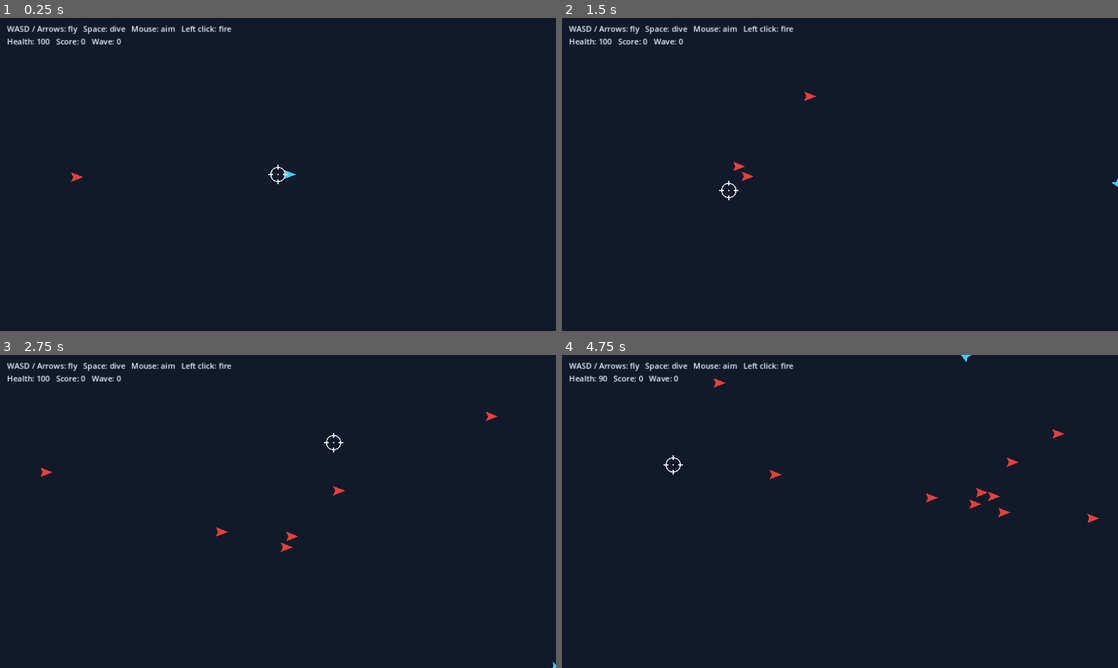
Above: before the commit, frames 1-4 (two rows, left to right).
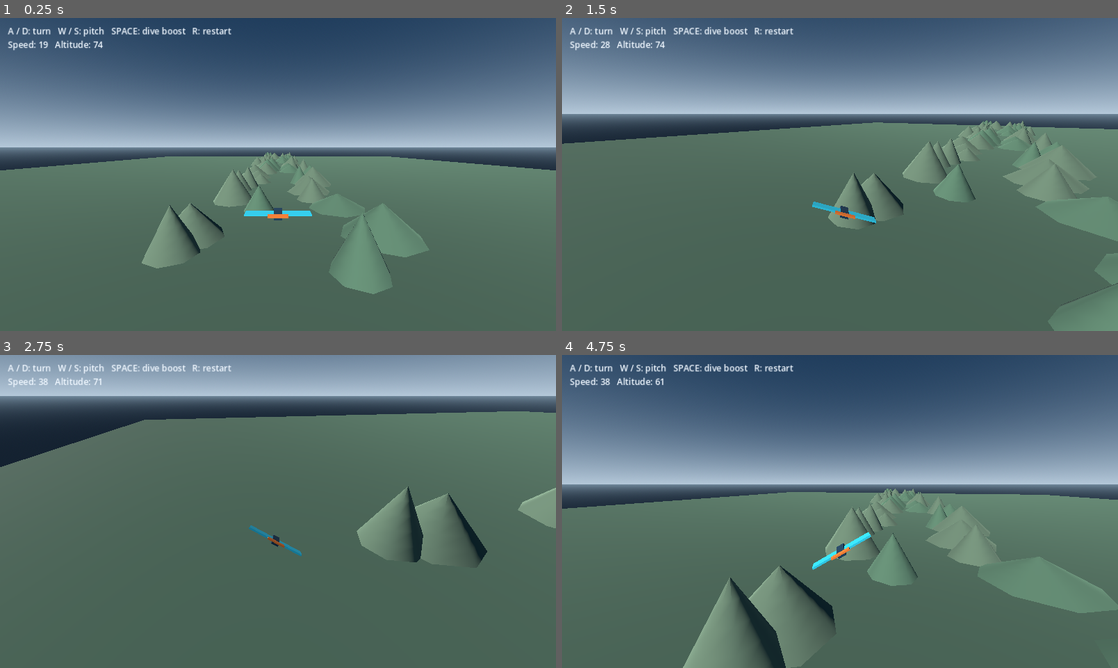
Above: after the commit, the same moments.

Repository: IsiahJohnson/superflight-skyrogue
Game: Godot game, scene res://scenes/flight_demo.tscn
Same seed, same stepped clock (60 frames per second), same inputs: the game is played once before the commit and once after it. Before the commit the project starts from res://scenes/main.tscn.
Inputs (mouse positions are in pixels of both pictures, inside the frame that each line leads up to):
- Up to frame 1 (0.25 s): no input
- Up to frame 2 (1.5 s): tap Enter at 0.5 s; move the mouse to (962, 158) at 0.52 s; hold D (move_right) 0.53-1.28 s; hold Space (dive) 0.53-1.28 s; tap R at 0.8, 1.35 s; move the mouse to (728, 190) at 1.27 s; hold S (move_down) from 1.28 s (still down)
- Up to frame 3 (2.75 s): tap Space (dive) at 1.55 s; move the mouse to (333, 442) at 2.02 s; release S (move_down) at 2.03 s; hold D (move_right) from 2.03 s (still down); hold Space (dive) from 2.03 s (still down); tap R at 2.3 s
- Up to frame 4 (4.75 s): move the mouse to (812, 574) at 2.77 s; release D (move_right) at 2.78 s; release Space (dive) at 2.78 s; hold W (move_up) 2.78-3.53 s; click (812, 574) at 2.85 s; tap Space (dive) at 3.05, 4.55 s; move the mouse to (1006, 558) at 3.52 s; hold A (move_left) from 3.53 s (still down); tap R at 3.6 s; move the mouse to (673, 464) at 4.27 s; tap Enter at 4.35 s

The runs differ from the first frame. In frame 1, 100% of the frame differs, in the area x 0-100%, y 0-100%; in frame 2, 99%; in frame 3, 96%; in frame 4, 99%.

Commit message:
Add playable 3D glider flight demo
Co-authored-by: IsiahJohnson <92471437+IsiahJohnson@users.noreply.github.com>

Diff:
--- a/project.godot
+++ b/project.godot
@@ -12,7 +12,7 @@
 
 config/name="Superflight Sky Rogue"
 config/version="0.1.0"
-run/main_scene="res://scenes/main.tscn"
+run/main_scene="res://scenes/flight_demo.tscn"
 config/features=PackedStringArray("4.2")
 
 [autoload]
--- /dev/null
+++ b/scenes/flight_demo.gd
@@ -0,0 +1,114 @@
+extends Node3D
+
+const START_POSITION = Vector3(0.0, 75.0, 30.0)
+const TERRAIN_START_Z = -180.0
+const TERRAIN_END_Z = -2600.0
+const MOUNTAIN_SPACING = 85.0
+
+@onready var player: CharacterBody3D = $Player
+@onready var status_label: Label = $HUD/Status
+
+var run_over: bool = false
+
+func _ready():
+	player.crashed.connect(_on_player_crashed)
+	_create_environment()
+	_create_terrain()
+
+func _process(_delta: float):
+	if run_over:
+		return
+	status_label.text = "A / D: turn   W / S: pitch   SPACE: dive boost   R: restart\nSpeed: %d   Altitude: %d" % [
+		int(player.current_speed), int(player.global_position.y)
+	]
+
+func _unhandled_key_input(event: InputEvent):
+	if run_over and event is InputEventKey and event.pressed and event.keycode == KEY_R:
+		_restart_flight()
+
+func _create_environment():
+	var world_environment = WorldEnvironment.new()
+	var environment = Environment.new()
+	environment.background_mode = Environment.BG_SKY
+	var sky = Sky.new()
+	var sky_material = ProceduralSkyMaterial.new()
+	sky_material.sky_top_color = Color("#183454")
+	sky_material.sky_horizon_color = Color("#b4c8d9")
+	sky_material.ground_bottom_color = Color("#172331")
+	sky_material.ground_horizon_color = Color("#71899c")
+	sky.sky_material = sky_material
+	environment.sky = sky
+	environment.ambient_light_source = Environment.AMBIENT_SOURCE_SKY
+	environment.ambient_light_energy = 0.65
+	world_environment.environment = environment
+	add_child(world_environment)
+
+	var sunlight = DirectionalLight3D.new()
+	sunlight.rotation_degrees = Vector3(-35.0, -25.0, 0.0)
+	sunlight.light_energy = 1.4
+	add_child(sunlight)
+
+func _create_terrain():
+	var ground = StaticBody3D.new()
+	ground.position = Vector3(0.0, -50.0, -1200.0)
+	var ground_shape = CollisionShape3D.new()
+	var ground_box = BoxShape3D.new()
+	ground_box.size = Vector3(3000.0, 10.0, 3200.0)
+	ground_shape.shape = ground_box
+	ground.add_child(ground_shape)
+	var ground_mesh = MeshInstance3D.new()
+	var ground_box_mesh = BoxMesh.new()
+	ground_box_mesh.size = ground_box.size
+	ground_mesh.mesh = ground_box_mesh
+	ground_mesh.material_override = _make_material(Color("#476451"))
+	ground.add_child(ground_mesh)
+	add_child(ground)
+
+	for index in range(int((TERRAIN_START_Z - TERRAIN_END_Z) / MOUNTAIN_SPACING)):
+		var z = TERRAIN_START_Z - index * MOUNTAIN_SPACING
+		for side in [-1.0, 1.0]:
+			var x = side * randf_range(35.0, 145.0)
+			var height = randf_range(28.0, 75.0)
+			var radius = randf_range(25.0, 65.0)
+			_create_mountain(Vector3(x, -45.0 + height * 0.5, z + randf_range(-35.0, 35.0)), radius, height)
+
+func _create_mountain(center: Vector3, radius: float, height: float):
+	var mountain = StaticBody3D.new()
+	mountain.position = center
+
+	var collision = CollisionShape3D.new()
+	var cone_shape = ConvexPolygonShape3D.new()
+	var points = PackedVector3Array()
+	for index in range(8):
+		var angle = TAU * index / 8.0
+		points.append(Vector3(cos(angle) * radius, -height * 0.5, sin(angle) * radius))
+	points.append(Vector3(0.0, height * 0.5, 0.0))
+	cone_shape.points = points
+	collision.shape = cone_shape
+	mountain.add_child(collision)
+
+	var mesh_instance = MeshInstance3D.new()
+	var cone_mesh = CylinderMesh.new()
+	cone_mesh.top_radius = 0.0
+	cone_mesh.bottom_radius = radius
+	cone_mesh.height = height
+	cone_mesh.radial_segments = 8
+	mesh_instance.mesh = cone_mesh
+	mesh_instance.material_override = _make_material(Color("#557960") if randf() > 0.5 else Color("#637c65"))
+	mountain.add_child(mesh_instance)
+	add_child(mountain)
+
+func _make_material(color: Color) -> StandardMaterial3D:
+	var material = StandardMaterial3D.new()
+	material.albedo_color = color
+	material.roughness = 1.0
+	return material
+
+func _on_player_crashed():
+	run_over = true
+	status_label.text = "CRASHED! Press R to fly again."
+
+func _restart_flight():
+	player.global_position = START_POSITION
+	player.reset_flight()
+	run_over = false
--- /dev/null
+++ b/scenes/flight_demo.tscn
@@ -0,0 +1,66 @@
+[gd_scene load_steps=10 format=3]
+
+[ext_resource type="Script" path="res://scenes/flight_demo.gd" id="1_flight_demo"]
+[ext_resource type="Script" path="res://scripts/player/flight_controller_3d.gd" id="2_flight_controller"]
+
+[sub_resource type="SphereShape3D" id="SphereShape3D_player"]
+radius = 0.6
+
+[sub_resource type="BoxMesh" id="BoxMesh_body"]
+size = Vector3(0.5, 0.25, 1.6)
+
+[sub_resource type="BoxMesh" id="BoxMesh_wing"]
+size = Vector3(4, 0.12, 0.75)
+
+[sub_resource type="BoxMesh" id="BoxMesh_tail"]
+size = Vector3(1.2, 0.1, 0.35)
+
+[sub_resource type="StandardMaterial3D" id="Material_body"]
+albedo_color = Color(0.06, 0.22, 0.32, 1)
+
+[sub_resource type="StandardMaterial3D" id="Material_wing"]
+albedo_color = Color(0.15, 0.78, 0.88, 1)
+
+[sub_resource type="StandardMaterial3D" id="Material_tail"]
+albedo_color = Color(0.95, 0.47, 0.16, 1)
+
+[node name="FlightDemo" type="Node3D"]
+script = ExtResource("1_flight_demo")
+
+[node name="Player" type="CharacterBody3D" parent="."]
+position = Vector3(0, 75, 30)
+script = ExtResource("2_flight_controller")
+
+[node name="CollisionShape3D" type="CollisionShape3D" parent="Player"]
+shape = SubResource("SphereShape3D_player")
+
+[node name="Glider" type="Node3D" parent="Player"]
+
+[node name="Body" type="MeshInstance3D" parent="Player/Glider"]
+mesh = SubResource("BoxMesh_body")
+material_override = SubResource("Material_body")
+
+[node name="Wing" type="MeshInstance3D" parent="Player/Glider"]
+mesh = SubResource("BoxMesh_wing")
+material_override = SubResource("Material_wing")
+
+[node name="Tail" type="MeshInstance3D" parent="Player/Glider"]
+position = Vector3(0, 0.12, 0.85)
+mesh = SubResource("BoxMesh_tail")
+material_override = SubResource("Material_tail")
+
+[node name="Camera3D" type="Camera3D" parent="Player"]
+position = Vector3(0, 4, 12)
+current = true
+fov = 75.0
+
+[node name="HUD" type="CanvasLayer" parent="."]
+
+[node name="Status" type="Label" parent="HUD"]
+offset_left = 18.0
+offset_top = 16.0
+offset_right = 800.0
+offset_bottom = 74.0
+theme_override_colors/font_color = Color(0.94, 0.97, 1, 1)
+theme_override_font_sizes/font_size = 20
+text = "A / D: turn   W / S: pitch   SPACE: dive boost"
--- /dev/null
+++ b/scripts/player/flight_controller_3d.gd
@@ -0,0 +1,86 @@
+extends CharacterBody3D
+
+signal crashed
+
+@export var max_speed: float = 45.0
+@export var acceleration: float = 7.0
+@export var drag: float = 0.16
+@export var dive_speed_multiplier: float = 1.65
+@export var pitch_speed: float = 0.8
+@export var turn_speed: float = 0.9
+@export var max_pitch: float = 0.65
+@export var max_bank: float = 0.55
+@export var lift_coefficient: float = 0.025
+@export var gravity: float = 9.8
+
+@onready var camera: Camera3D = $Camera3D
+
+var current_speed: float = 18.0
+var is_diving: bool = false
+var has_crashed: bool = false
+var _pitch_input: float = 0.0
+var _turn_input: float = 0.0
+
+func _ready():
+	velocity = -global_transform.basis.z * current_speed
+
+func _physics_process(delta: float):
+	if has_crashed:
+		return
+
+	_handle_input(delta)
+	_update_flight_physics(delta)
+	_update_camera(delta)
+	move_and_slide()
+
+	if get_slide_collision_count() > 0:
+		_crash()
+
+func _handle_input(delta: float):
+	_turn_input = Input.get_axis("move_left", "move_right")
+	_pitch_input = Input.get_axis("move_down", "move_up")
+	is_diving = Input.is_action_pressed("dive")
+
+	rotation.y += _turn_input * turn_speed * delta
+	if _pitch_input != 0.0:
+		rotation.x += _pitch_input * pitch_speed * delta
+	else:
+		rotation.x = move_toward(rotation.x, 0.0, pitch_speed * 0.35 * delta)
+	rotation.x = clampf(rotation.x, -max_pitch, max_pitch)
+	rotation.z = lerpf(rotation.z, -_turn_input * max_bank, 3.0 * delta)
+
+func _update_flight_physics(delta: float):
+	var forward = -global_transform.basis.z
+	var lift_axis = global_transform.basis.y
+	var speed_limit = max_speed * (dive_speed_multiplier if is_diving else 1.0)
+	var thrust = acceleration * (dive_speed_multiplier if is_diving else 1.0)
+
+	velocity += forward * thrust * delta
+	velocity.y -= gravity * delta
+	var lift = minf(velocity.length_squared() * lift_coefficient, gravity * 1.1)
+	velocity += lift_axis * lift * delta
+	velocity *= exp(-drag * (0.6 if is_diving else 1.0) * delta)
+
+	if velocity.length() > speed_limit:
+		velocity = velocity.normalized() * speed_limit
+	current_speed = velocity.length()
+
+func _update_camera(delta: float):
+	var forward = -global_transform.basis.z
+	var desired_position = global_position - forward * 12.0 + Vector3.UP * 4.0
+	camera.global_position = camera.global_position.lerp(desired_position, 1.0 - exp(-4.0 * delta))
+	camera.look_at(global_position + forward * 18.0, Vector3.UP)
+
+func _crash():
+	if has_crashed:
+		return
+	has_crashed = true
+	crashed.emit()
+
+func reset_flight():
+	has_crashed = false
+	velocity = Vector3(0.0, 0.0, -18.0)
+	current_speed = velocity.length()
+	rotation = Vector3.ZERO
+	camera.global_position = global_position - global_transform.basis.z * 12.0 + Vector3.UP * 4.0
+	camera.look_at(global_position - global_transform.basis.z * 18.0, Vector3.UP)
Not shown, changed: README.md
